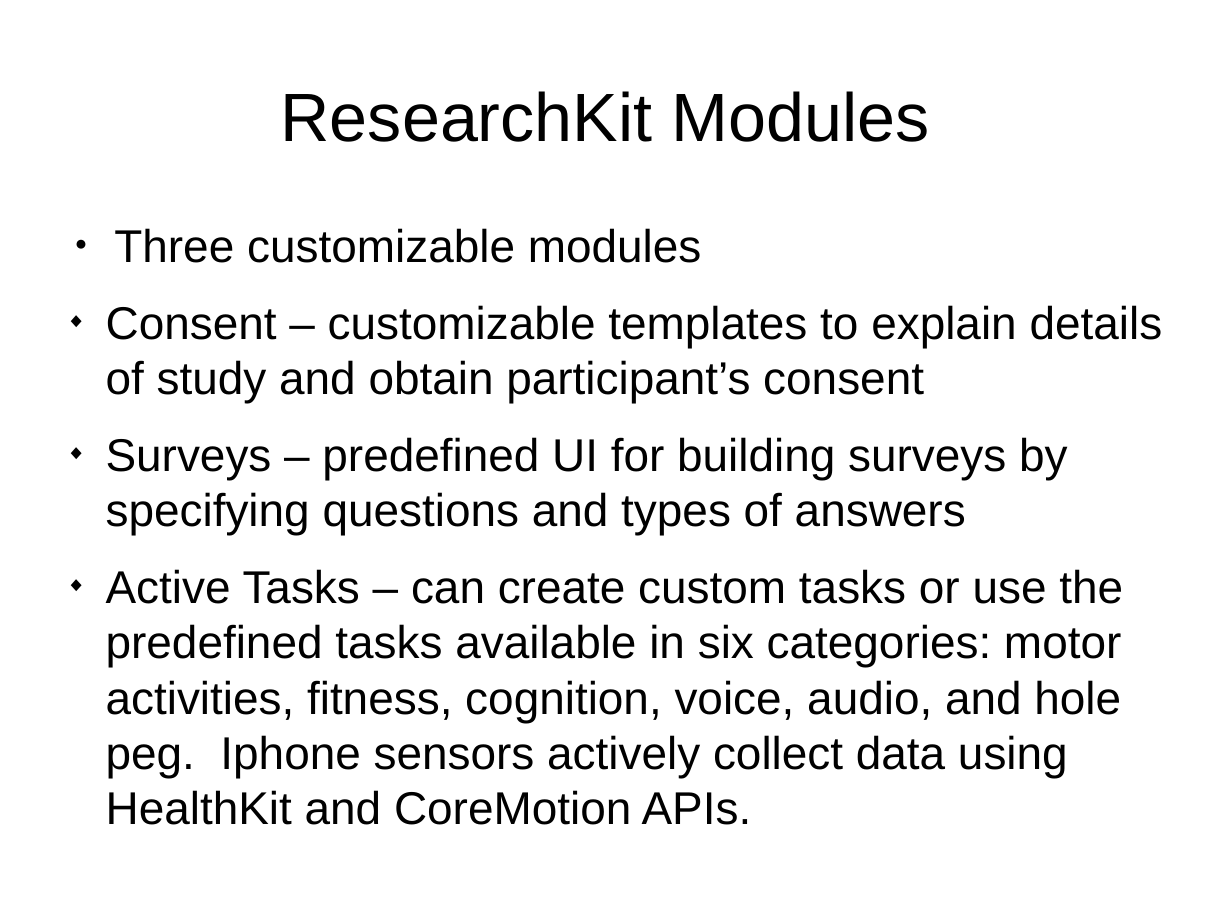
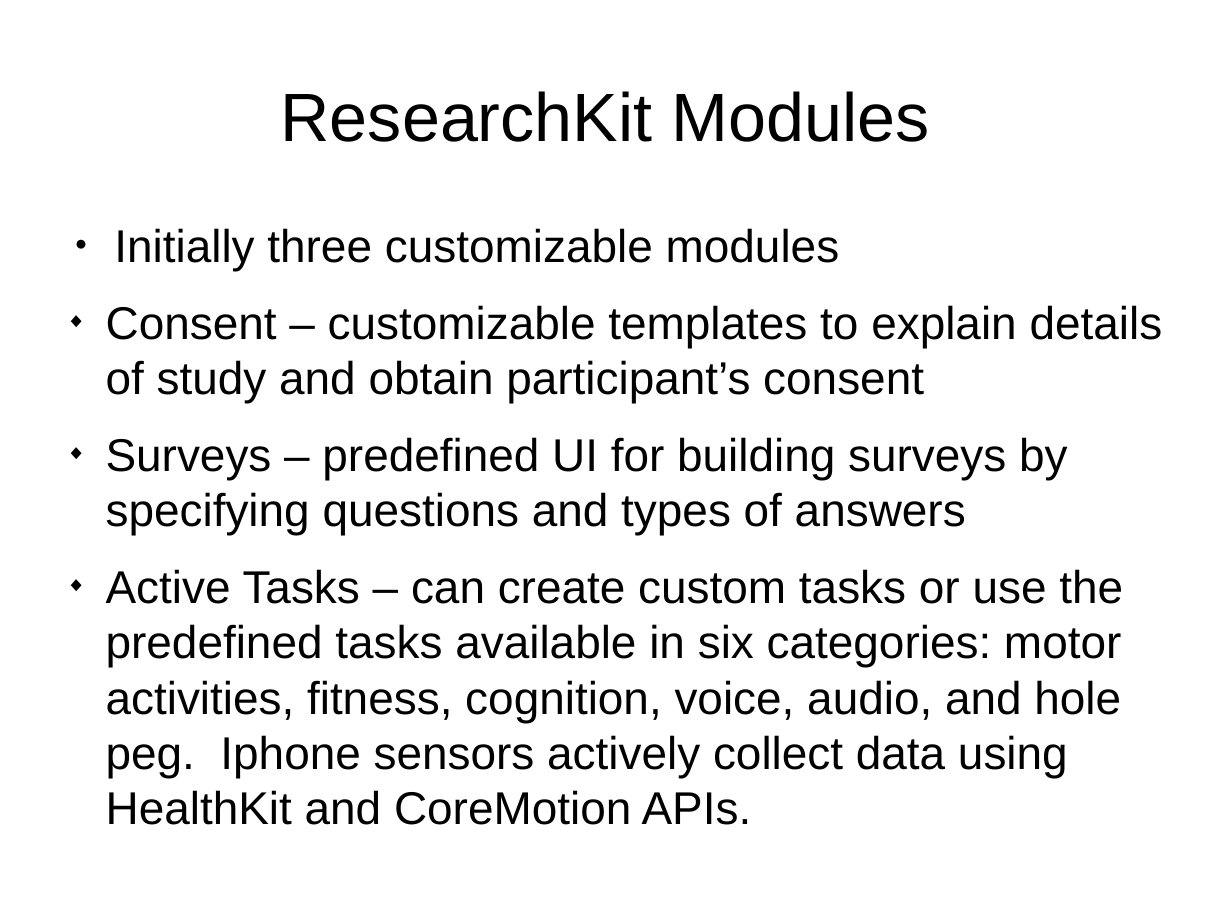
Before and after one commit to rrusk/DesignFest, a slide deck: slide 5 of ResearchKitSlides.odp. Drawn at 1232x924 pixels with LibreOffice and Linux fonts; fonts in the diff are those of the drawing. Boxes give left, top, right and bottom in pixels: in the first picture for what was removed or moved away, otherwise in the second. Text is boxed around its words. In the diff, an @@ line names an element or a change of style, - is before the commit and + after.

Commit message:
Added charts, accounts, passcode modules

```diff
--- a/ResearchKitSlides.odp
+++ b/ResearchKitSlides.odp
@@ text at box(114, 228, 840, 271): text changed @@
-● Three customizable modules
+● Initially three customizable modules
```
Also in this commit, not shown: 3 slides added.
